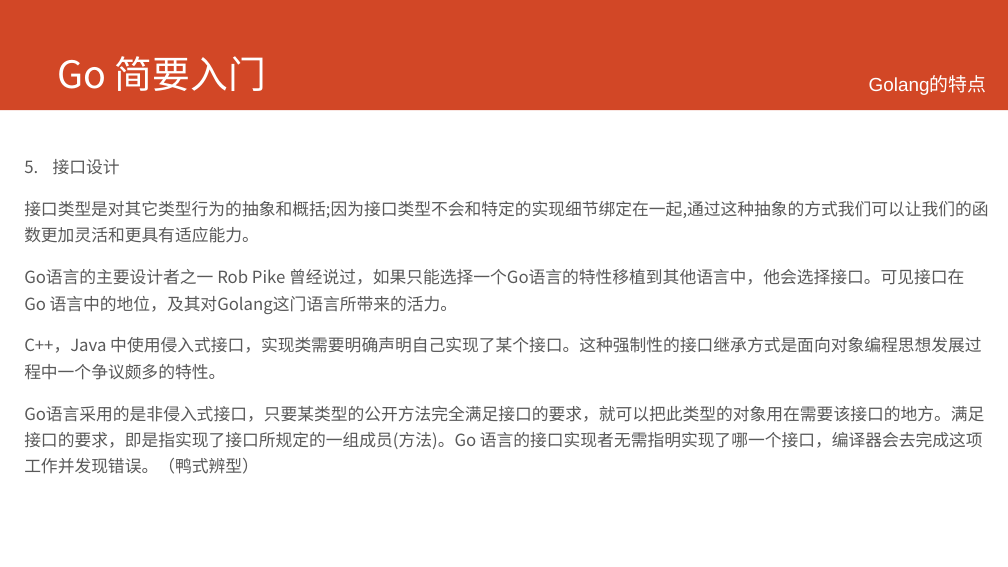
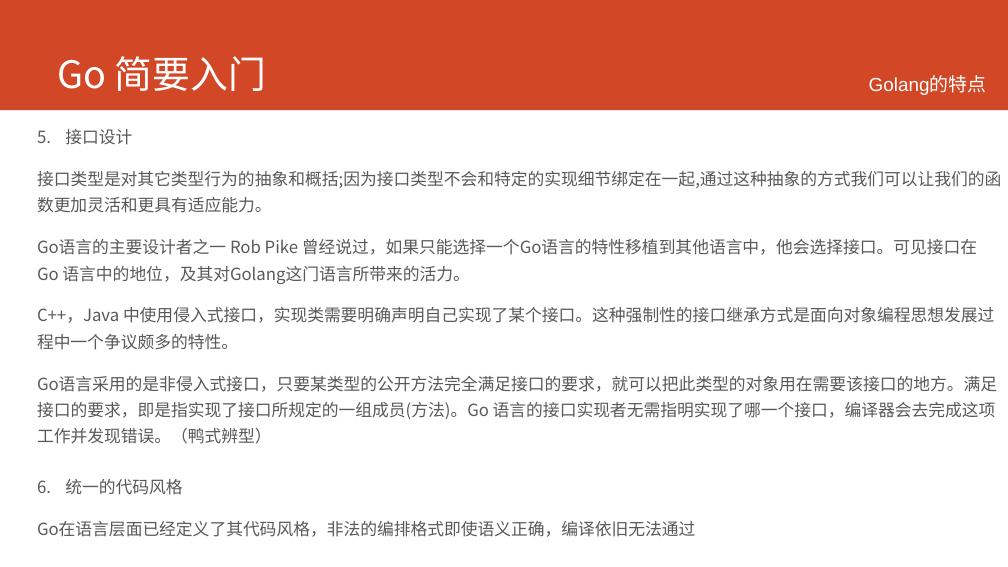
Before and after one commit to printfcoder/printfcoder, a slide deck: slide 10 of course/for-emc/course-for-emc.pptx. Drawn at 1008x567 pixels with LibreOffice and Linux fonts; fonts in the diff are those of the drawing; background and template pictures are left out. Boxes give left, top, right and bottom in pixels: in the first picture for what was removed or moved away, otherwise in the second. Text is boxed around its words. In the diff, an @@ line names an element or a change of style, - is before the commit and + after.

```diff
--- a/course/for-emc/course-for-emc.pptx
+++ b/course/for-emc/course-for-emc.pptx
@@ text "接口设计": place and size @@
-text "接口设计" at <box>24,159,988,474</box>
+text "接口设计" at <box>37,129,1001,444</box>
@@ text added at <box>37,479,695,537</box>, 16 pt, text #595959 @@
+6. 统一的代码风格
+Go在语言层面已经定义了其代码风格，非法的编排格式即使语义正确，编译依旧无法通过
```
Also in this commit, not shown: 11 other slides changed, 2 slides removed.
